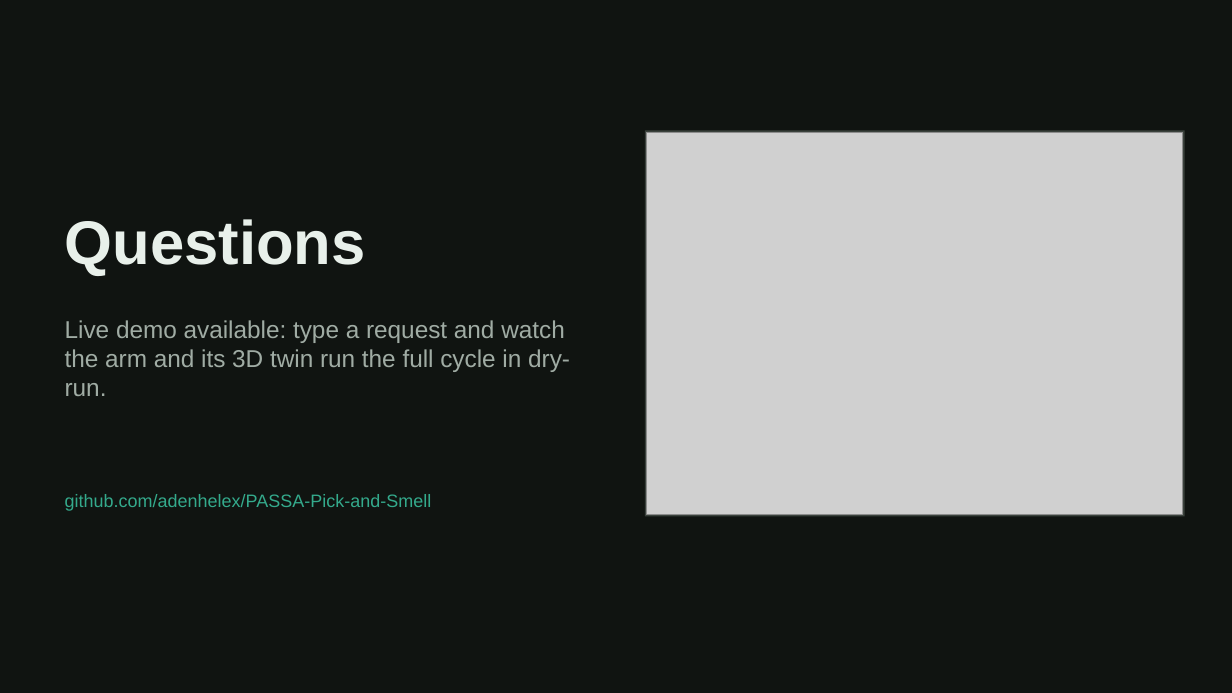
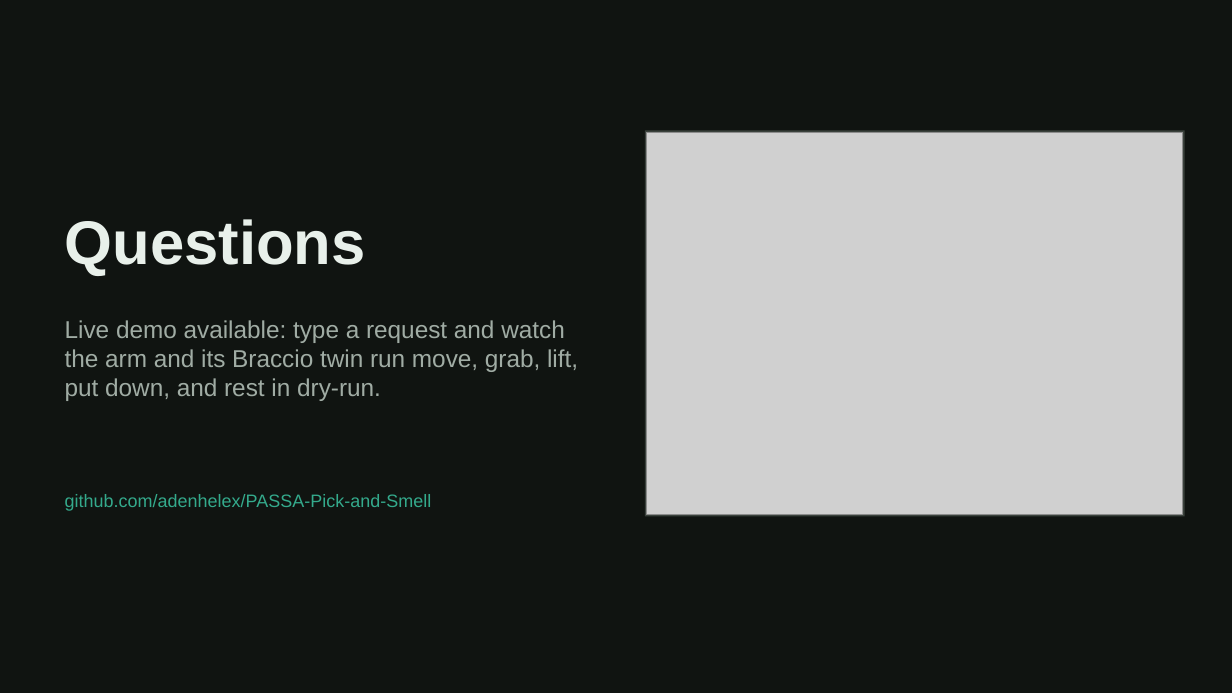
Before and after one commit to adenhelex/PASSA-Pick-and-Smell, a slide deck: slide 12 of presentation/PASSA-Pick-and-Smell-Executive-Briefing.pptx. Drawn at 1232x693 pixels with LibreOffice and Linux fonts; fonts in the diff are those of the drawing; grey boxes stand for pictures. Boxes give left, top, right and bottom in pixels: in the first picture for what was removed or moved away, otherwise in the second. Text is boxed around its words. In the diff, an @@ line names an element or a change of style, - is before the commit and + after.

```diff
--- a/presentation/PASSA-Pick-and-Smell-Executive-Briefing.pptx
+++ b/presentation/PASSA-Pick-and-Smell-Executive-Briefing.pptx
@@ text at bbox=[65, 320, 578, 401]: text changed @@
-Live demo available: type a request and watch the arm and its 3D twin run the full cycle in dry-run.
+Live demo available: type a request and watch the arm and its Braccio twin run move, grab, lift, put down, and rest in dry-run.
```
Also in this commit, not shown: 6 other slides changed, 13 other files.
